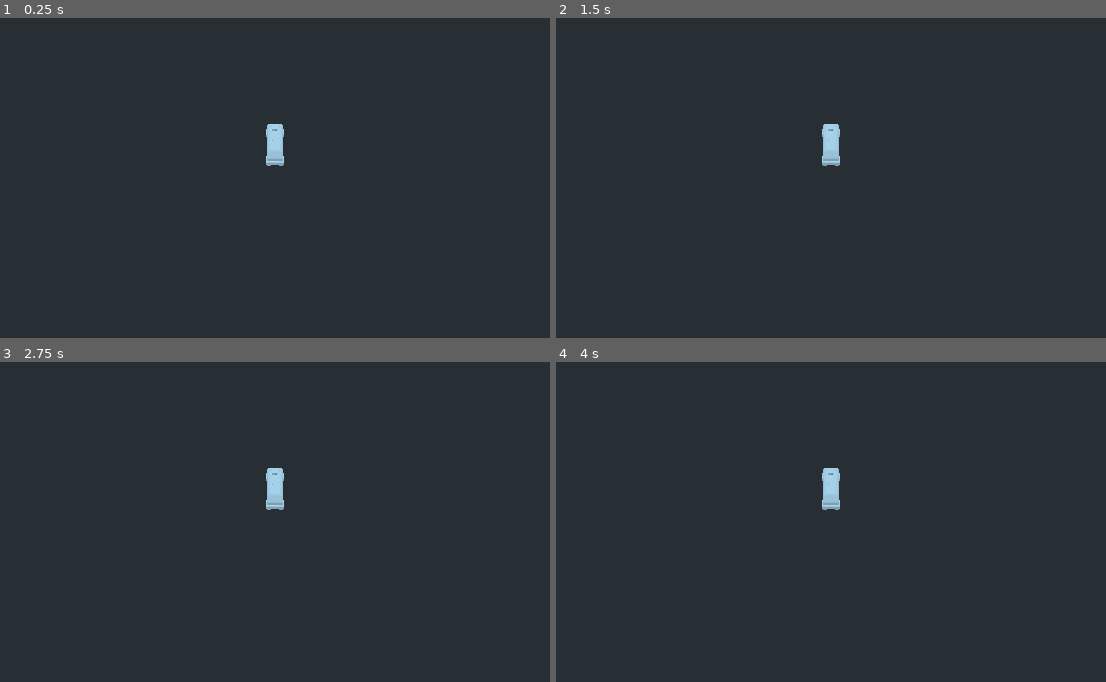
Above: before the commit, frames 1-4 (two rows, left to right).
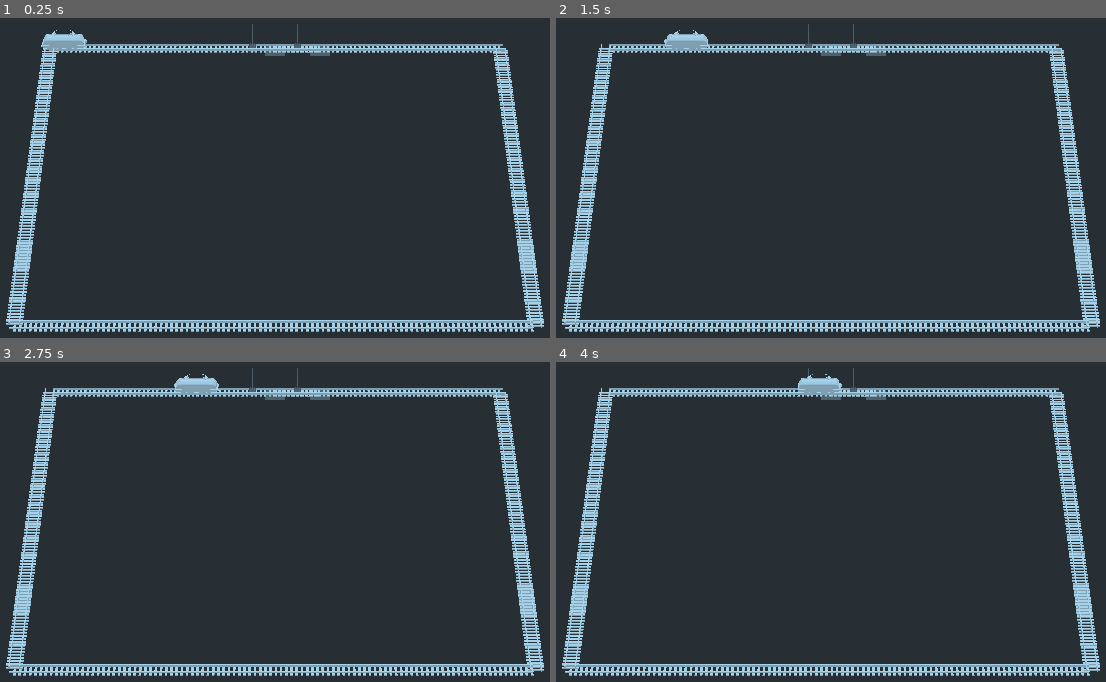
Above: after the commit, the same moments.

Repository: lauristephani/ld50
Game: Godot game, scene res://TrainGame.tscn
Two runs of this game, one before a commit and one after it. Both use one fixed random seed, a clock stepped at 60 frames per second and the inputs below.
Inputs (mouse positions are in pixels of both pictures, inside the frame that each line leads up to):
- Up to frame 1 (0.25 s): no input
- Up to frame 2 (1.5 s): move the mouse to (1007, 171) at 0.52 s; click (1007, 171) at 0.67 s; move the mouse to (671, 216) at 1.27 s; click (671, 216) at 1.42 s
- Up to frame 3 (2.75 s): move the mouse to (357, 435) at 2.02 s; click (357, 435) at 2.17 s
- Up to frame 4 (4 s): move the mouse to (792, 630) at 2.77 s; click (792, 630) at 2.92 s; move the mouse to (1073, 608) at 3.52 s; click (1073, 608) at 3.67 s

The runs differ from the first frame. In frame 1, 9.2% of the frame differs, in the area x 1-99%, y 1-99%; in frame 2, 9.2%; in frame 3, 9.2%; in frame 4, 9.2%.
Error before the commit: Parse Error: The identifier "railmesh_length" isn't declared in the current scope. (res://RailNetwork.gd:147)

Commit message:
Moar work

Diff:
--- a/3D/RailNetwork.gd
+++ b/3D/RailNetwork.gd
@@ -1,13 +1,14 @@
 extends Spatial
 
-# Declare member variables here. Examples:
-# var a = 2
-# var b = "text"
-onready var rail_node_prefab = preload("res://RailNode.tscn")
-onready var rail_prefab = preload("res://Rail.tscn")
+onready var nodemesh_prefab = preload("res://RailNode.tscn")
+onready var railmesh_prefab = preload("res://Rail.tscn")
+
+export var railmesh_length = 0.50
+
 var nodes = []
 var grid = {}
-var grid_size = 15
+var grid_size = 10
+var branch_count = 1
 var cell_size = 5
 
 # Called when the node enters the scene tree for the first time.
@@ -32,7 +33,7 @@
 #	var direction = get_random_direction_for_position(random_node.grid_position)
 #	step_in_direction(random_node.grid_position, direction, grid_size)
 
-	for branch in 40:
+	for branch in branch_count:
 		var random_node = nodes[randi() % nodes.size()]
 		var current_step = random_node.grid_position
 		var prev_step = random_node.prev[0].grid_position
@@ -44,14 +45,11 @@
 				prev_step = current_step
 				current_step = step.current
 
-	for node in nodes:
-		for next_node in node.next:
-			var gap_length = (next_node.transform.origin - node.transform.origin).length()
-			print(str(gap_length))
-			var rail_instance = rail_prefab.instance() as Spatial
-			node.add_child(rail_instance)
-			rail_instance.scale.z = gap_length/2
-			rail_instance.look_at(next_node.transform.origin, Vector3.UP)
+	var segment_count = nodes.size()
+	for i in segment_count:
+		var segment = nodes[i]
+		for next_segment in segment.next:
+			generate_railmesh(segment, next_segment)
 
 func to_tile_index(x, y):
 	return y * grid_size + x
@@ -66,11 +64,11 @@
 	return position.x >= 0 && position.y >= 0 && position.x < grid_size && position.y < grid_size
 
 func create_node_at(x, y):
-		var node = rail_node_prefab.instance()
+		var node = nodemesh_prefab.instance()
 		var decal =  - grid_size * cell_size / 2
 		add_child(node)
 		nodes.append(node)
-		node.transform.origin = Vector3(x * cell_size + decal + (y % 2 * cell_size), 0, y * cell_size + decal)
+		node.transform.origin = Vector3(x * cell_size + decal, 0, y * cell_size + decal)
 		grid[to_tile_index(x, y)] = node
 		node.grid_position = {x = x, y = y}
 		return node
@@ -140,6 +138,8 @@
 func chain_node(prev_node, next_node):
 	prev_node.next.append(next_node)
 	next_node.prev.append(prev_node)
+	prev_node.refresh_switch()
+	next_node.refresh_switch()
 
 
 func generate_railmesh(segment, next_segment):
--- a/3D/RailNode.gd
+++ b/3D/RailNode.gd
@@ -1,9 +1,12 @@
 extends Area
+
+onready var switch_prefab = preload("res://Switch.tscn")
 
 var grid_position = {}
 var next = []
 var prev = []
 var next_index = 0
+var switch
 
 # Called when the node enters the scene tree for the first time.
 func _ready():
@@ -13,9 +16,16 @@
 	var number_of_next = next.size()
 	if (event is InputEventMouseButton and event.pressed and event.button_index == BUTTON_LEFT):
 		next_index = (next_index + 1) % number_of_next
+		switch.scale *= Vector3(1,1,-1)
 		print("next index " + str(next_index))
+
 
 func get_next_node():
 	if next.size() == 0:
 		return self
 	return next[next_index]
+
+func refresh_switch():
+	if next.size() > 1:
+		switch = switch_prefab.instance()
+		add_child(switch)
--- a/3D/RailNode.tscn
+++ b/3D/RailNode.tscn
@@ -1,14 +1,11 @@
-[gd_scene load_steps=4 format=2]
+[gd_scene load_steps=3 format=2]
 
 [ext_resource path="res://RailNode.gd" type="Script" id=1]
-[ext_resource path="res://Assets/switch.obj" type="ArrayMesh" id=2]
 
-[sub_resource type="ShaderMaterial" id=4]
+[sub_resource type="SphereShape" id=5]
 
-[node name="RailNode" type="Spatial"]
+[node name="RailNode" type="Area"]
 script = ExtResource( 1 )
 
-[node name="CSGMesh" type="CSGMesh" parent="."]
-transform = Transform( -8.74228e-08, 0, 2, 0, 2, 0, -2, 0, -8.74228e-08, -0.333361, -1.19209e-07, -3.34476 )
-mesh = ExtResource( 2 )
-material = SubResource( 4 )
+[node name="CollisionShape" type="CollisionShape" parent="."]
+shape = SubResource( 5 )
--- /dev/null
+++ b/3D/Switch.tscn
@@ -0,0 +1,7 @@
+[gd_scene load_steps=2 format=2]
+
+[ext_resource path="res://Assets/switch.obj" type="ArrayMesh" id=1]
+
+[node name="Switch" type="CSGMesh"]
+transform = Transform( 2, 0, 0, 0, 2, 0, 0, 0, 2, 3.42469, 0, 0 )
+mesh = ExtResource( 1 )
--- a/3D/TrainGame.tscn
+++ b/3D/TrainGame.tscn
@@ -10,7 +10,6 @@
 
 [node name="Network" type="Spatial" parent="."]
 script = ExtResource( 3 )
-number_of_nodes = 12
 
 [node name="Train" type="Spatial" parent="."]
 transform = Transform( 1, 0, 0, 0, 1, 0, 0, 0, 1, 0, 0, -2.30758 )
@@ -23,7 +22,7 @@
 material = SubResource( 2 )
 
 [node name="Camera" type="Camera" parent="."]
-transform = Transform( 1, 0, 0, 0, 0.817044, 0.576575, 0, -0.576575, 0.817044, 0, 119.811, 172.779 )
+transform = Transform( 1, 0, 0, 0, 0.817044, 0.576575, 0, -0.576575, 0.817044, 0, 158.105, 227.044 )
 fov = 10.0
 size = 50.0
 far = 1000.0
--- a/3D/train.gd
+++ b/3D/train.gd
@@ -14,6 +14,7 @@
 	rails = get_node("/root/TrainGame/Network")
 	numberOfCheckPoints = rails.get_child_count()
 	current_node = rails.get_child(0)
+	transform.origin = current_node.transform.origin
 
 # Called every frame. 'delta' is the elapsed time since the previous frame.
 func _process(delta):
